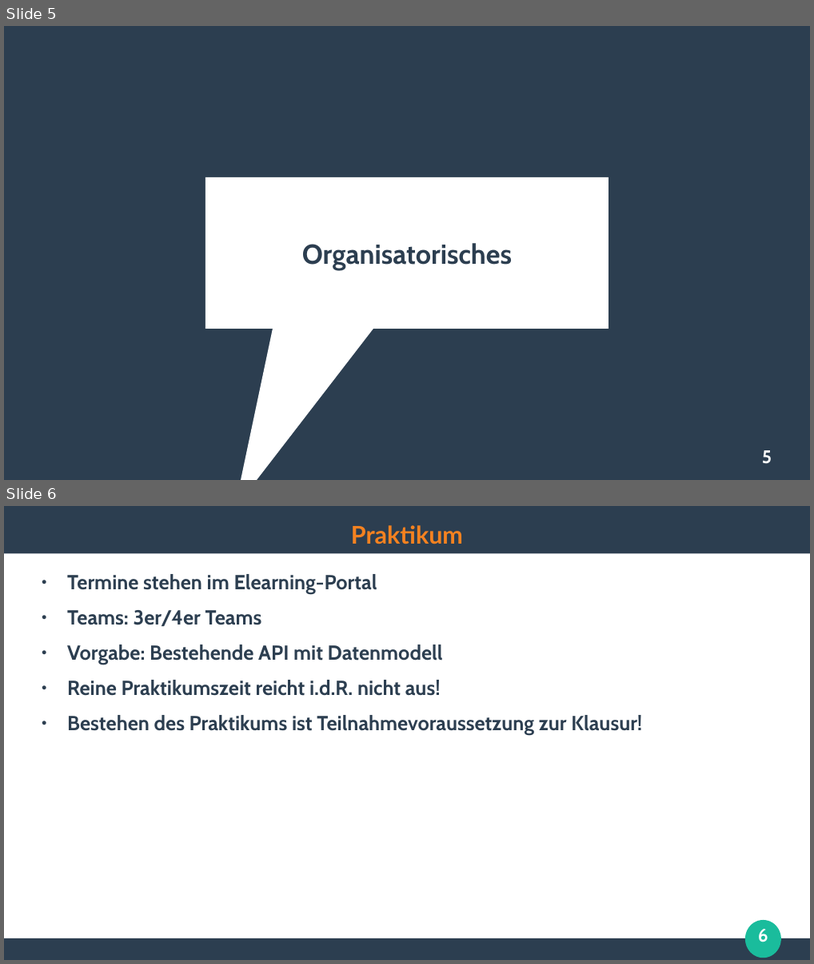
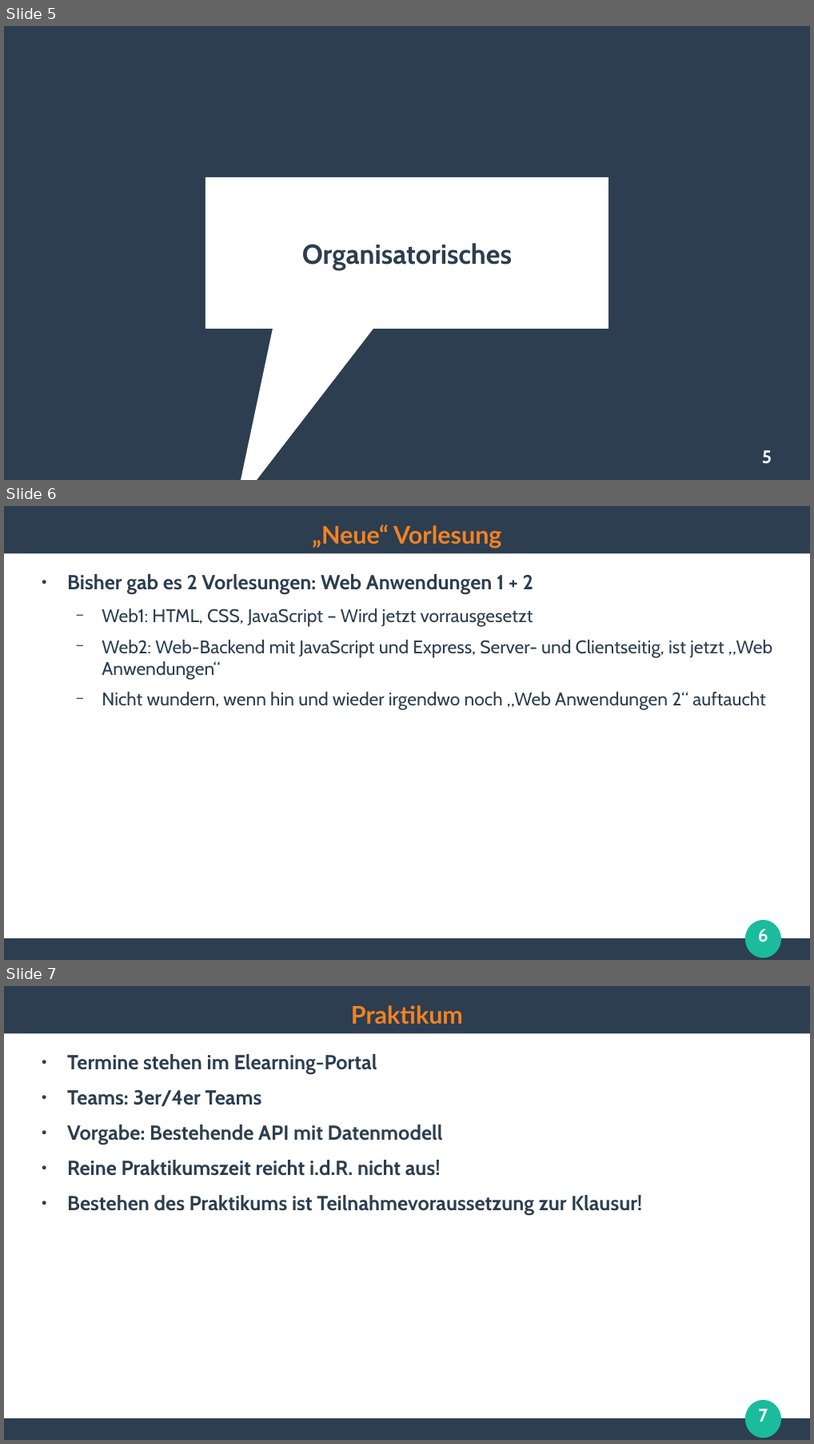
Before and after one commit to ghandmann/HS-AlbSig-WebAnwendungen2, a slide deck: Kapitel/00_Begruessung.odp. Shown one above the other, each under a label of ours: slides 5 and 6 before the commit, slides 5, 6 and 7 after it. The pictures are 814x964 and 814x1444 pixels, drawn with LibreOffice and Linux fonts; fonts in the diff are those of the drawing. Boxes give left, top, right and bottom in pixels: in the first picture for what was removed or moved away, otherwise in the second. Text is boxed around its words. In the diff, an @@ line names an element or a change of style, - is before the commit and + after.

```diff
--- a/Kapitel/00_Begruessung.odp
+++ b/Kapitel/00_Begruessung.odp
@@ slide 6 added at (x1=4, y1=506, x2=810, y2=960), background #FFFFFF; not listed: 3 template elements that a slide beside it also shows @@
@@ title added at (x1=312, y1=524, x2=502, y2=548), 24 pt, text #F58220, bold @@
+„Neue“ Vorlesung
@@ text added at (x1=67, y1=574, x2=773, y2=710), 18 pt, text #2C3E50 @@
+● Bisher gab es 2 Vorlesungen: Web Anwendungen 1 + 2
+  − Web1: HTML, CSS, JavaScript – Wird jetzt vorrausgesetzt
+  − Web2: Web-Backend mit JavaScript und Express, Server- und Clientseitig, ist jetzt „Web Anwendungen“
+  − Nicht wundern, wenn hin und wieder irgendwo noch „Web Anwendungen 2“ auftaucht
@@ page number added at (x1=758, y1=928, x2=769, y2=942), 18 pt, text #FFFFFF, bold @@
+6
@@ what was slide 6 is now slide 7 @@
@@ page number at (x1=759, y1=1408, x2=769, y2=1421): text changed @@
-6
+7
```
Also in this commit, not shown: 1 slide changed, 1 other file.
